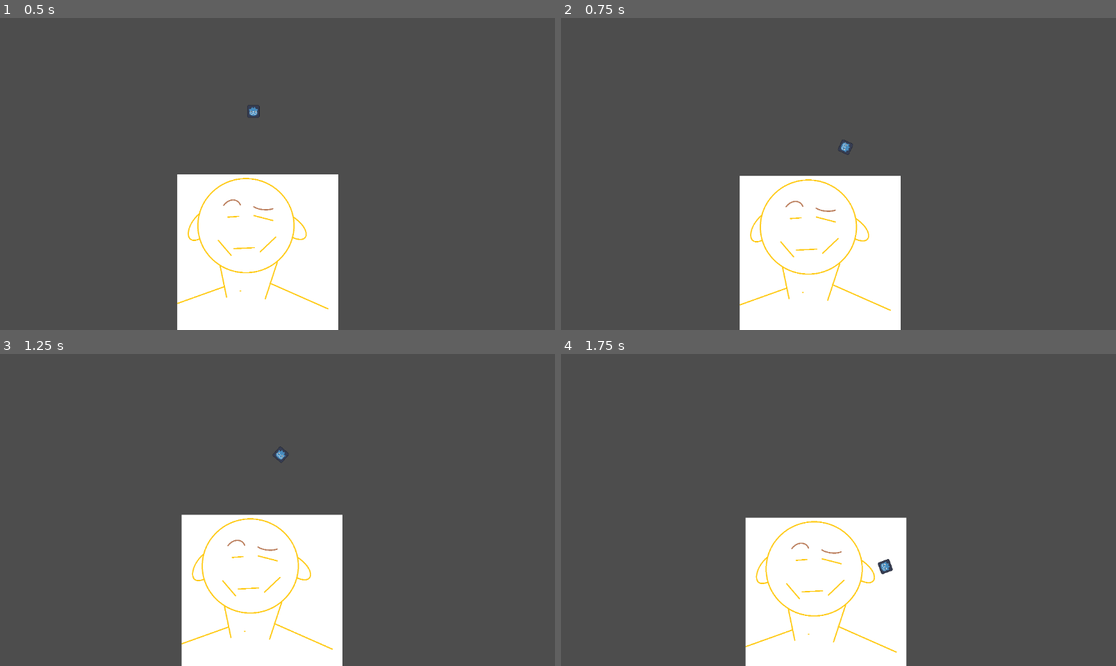
Above: before the commit, frames 1-4 (two rows, left to right).
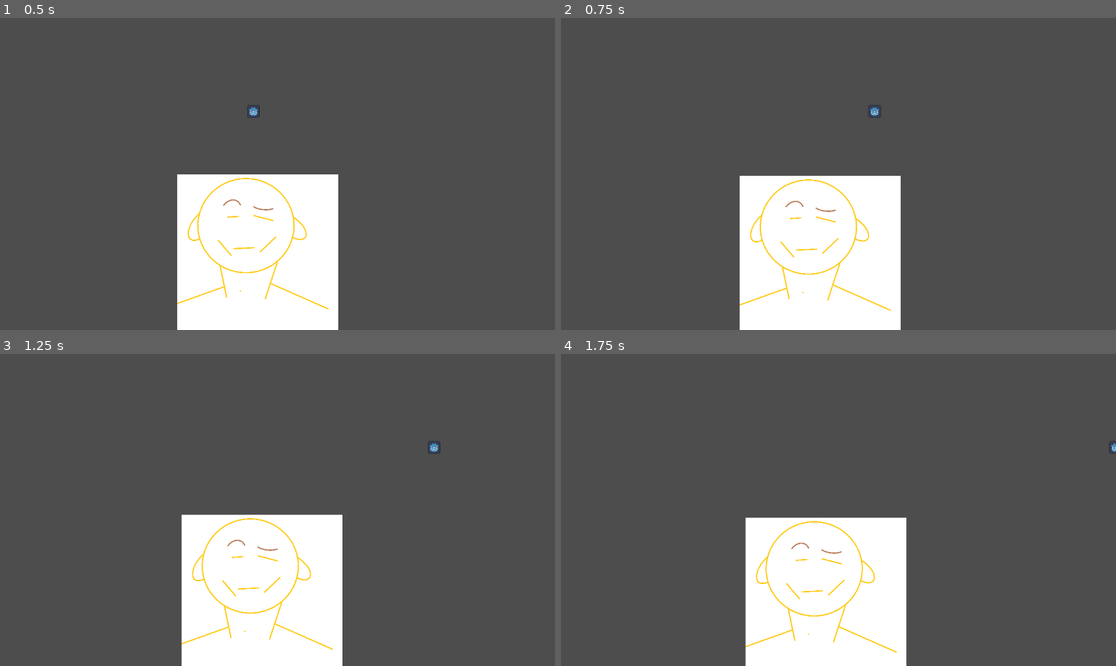
Above: after the commit, the same moments.

Repository: GopnikJammeri/LDJam56
Game: Godot game, scene res://Scenes/world.tscn
Same seed, same stepped clock (60 frames per second), same inputs: the game is played once before the commit and once after it.
Inputs (mouse positions are in pixels of both pictures, inside the frame that each line leads up to):
- Up to frame 1 (0.5 s): no input
- Up to frame 2 (0.75 s): move the mouse to (960, 158) at 0.52 s; hold Right (ui_right) from 0.53 s (still down); click (960, 158) at 0.67 s
- Up to frame 3 (1.25 s): keep holding Right (ui_right)
- Up to frame 4 (1.75 s): move the mouse to (727, 525) at 1.27 s; release Right (ui_right) at 1.28 s; hold S from 1.28 s (still down)

Frame 1 is identical in both runs. In frame 2, 0.1% of the frame differs, in the area x 49-58%, y 27-44%; in frame 3, 0.1%; in frame 4, 0.1%, in the area x 57-100%, y 27-71%.

Commit message:
Mosquito controller input implementation, again

Diff:
--- a/Scripts/mosquito.gd
+++ b/Scripts/mosquito.gd
@@ -9,10 +9,11 @@
 var is_on_human: bool = false
 var human = null
 var attached_offset: Vector2 = Vector2.ZERO
-
+var PlayerInput
 func _ready() -> void:
 	screen_size = get_viewport_rect().size
 	fetch_character()
+	PlayerInput = ControllerManager.PlayerMosquito
 
 
 func _physics_process(delta: float) -> void:
@@ -28,9 +29,9 @@
 	handle_screen_wrapping()
 
 func handle_movement(delta: float) -> void:
-	if Input.is_action_pressed("ui_left"):
+	if PlayerInput.GetXAxis() < 0:
 		rotation -= rotation_speed * delta
-	elif Input.is_action_pressed("ui_right"):
+	elif PlayerInput.GetXAxis() > 0:
 		rotation += rotation_speed * delta
 
 	var direction = Vector2(cos(rotation), sin(rotation))
Not shown: 1 places in Scenes/world.tscn that only renumber resources
